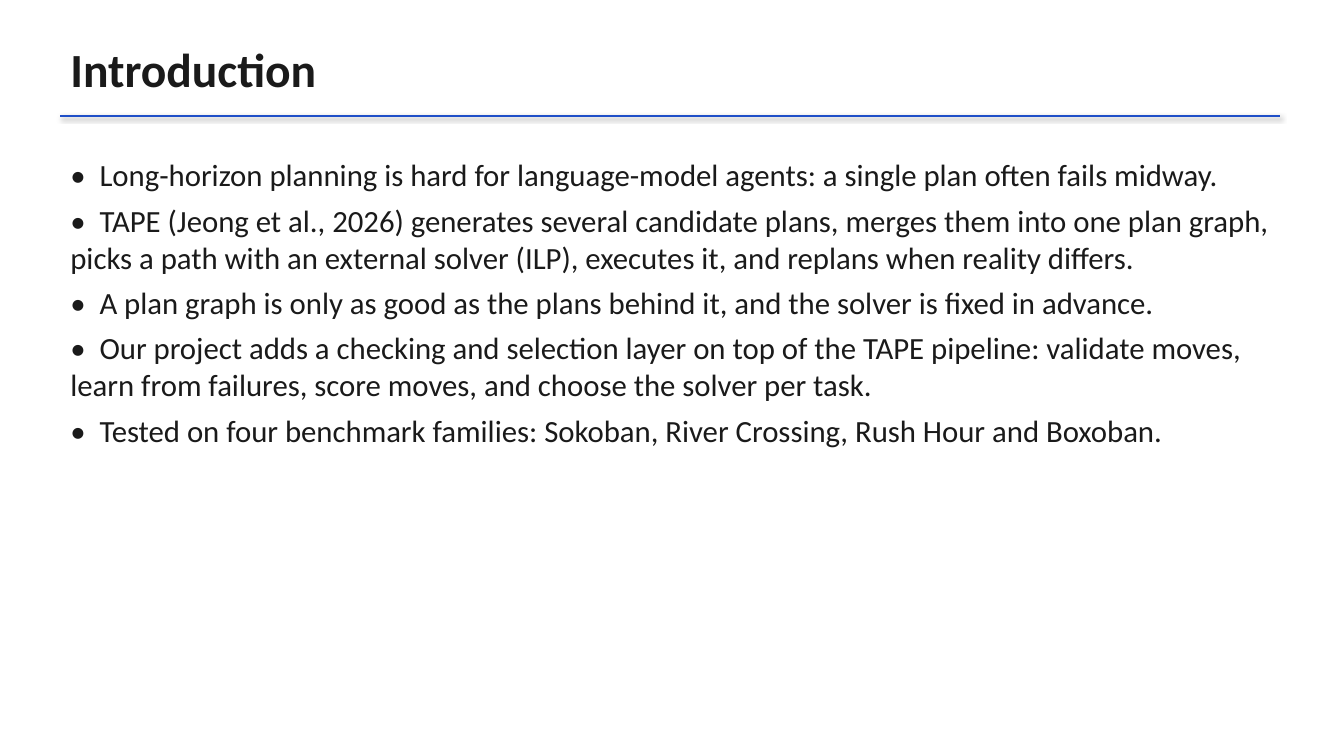
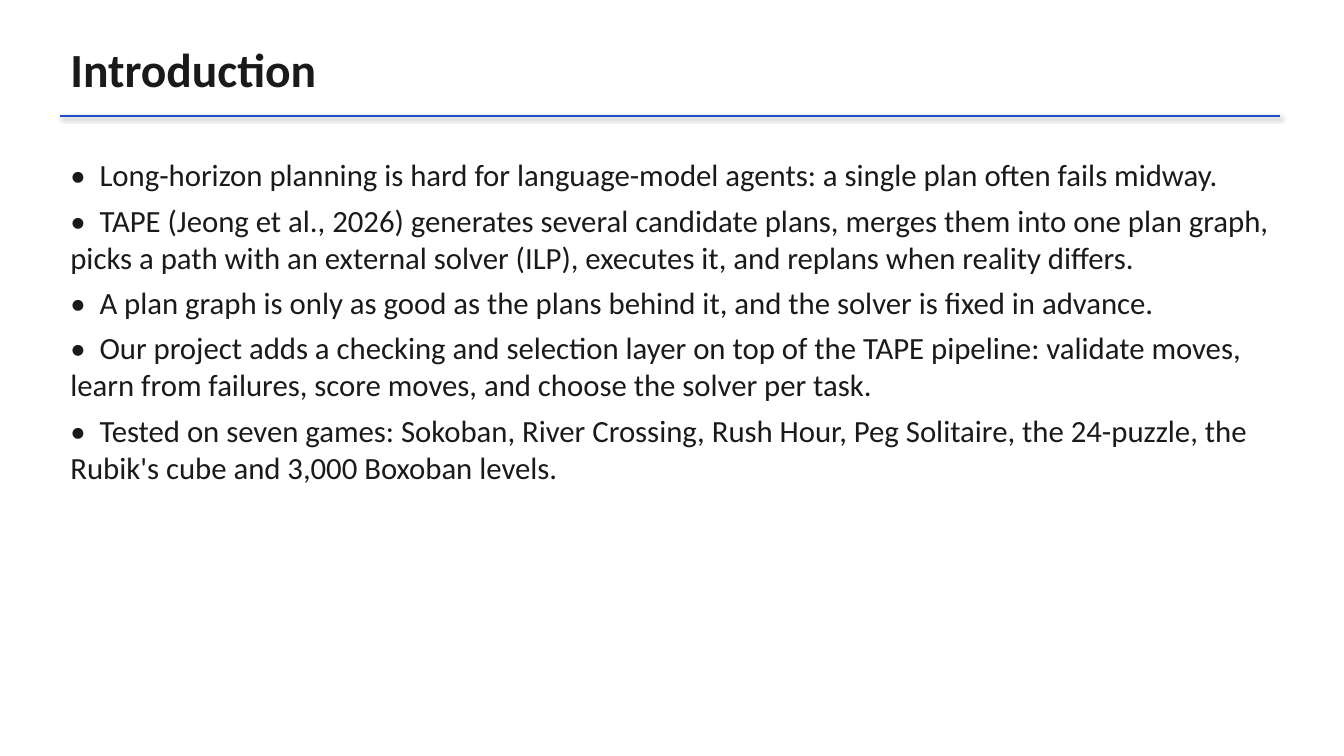
Before and after one commit to Harsh-v69/MachineLearningCP, a slide deck: slide 2 of docs/CP_Project_Review.pptx. Drawn at 1344x756 pixels with LibreOffice and Linux fonts; fonts in the diff are those of the drawing. Boxes give left, top, right and bottom in pixels: in the first picture for what was removed or moved away, otherwise in the second. Text is boxed around its words. In the diff, an @@ line names an element or a change of style, - is before the commit and + after.

```diff
--- a/docs/CP_Project_Review.pptx
+++ b/docs/CP_Project_Review.pptx
@@ text at [70, 420, 1247, 483]: text changed @@
-• Tested on four benchmark families: Sokoban, River Crossing, Rush Hour and Boxoban.
+• Tested on seven games: Sokoban, River Crossing, Rush Hour, Peg Solitaire, the 24-puzzle, the Rubik's cube and 3,000 Boxoban levels.
```
Also in this commit, not shown: 5 other slides changed, 3 slides added, 12 other files.
